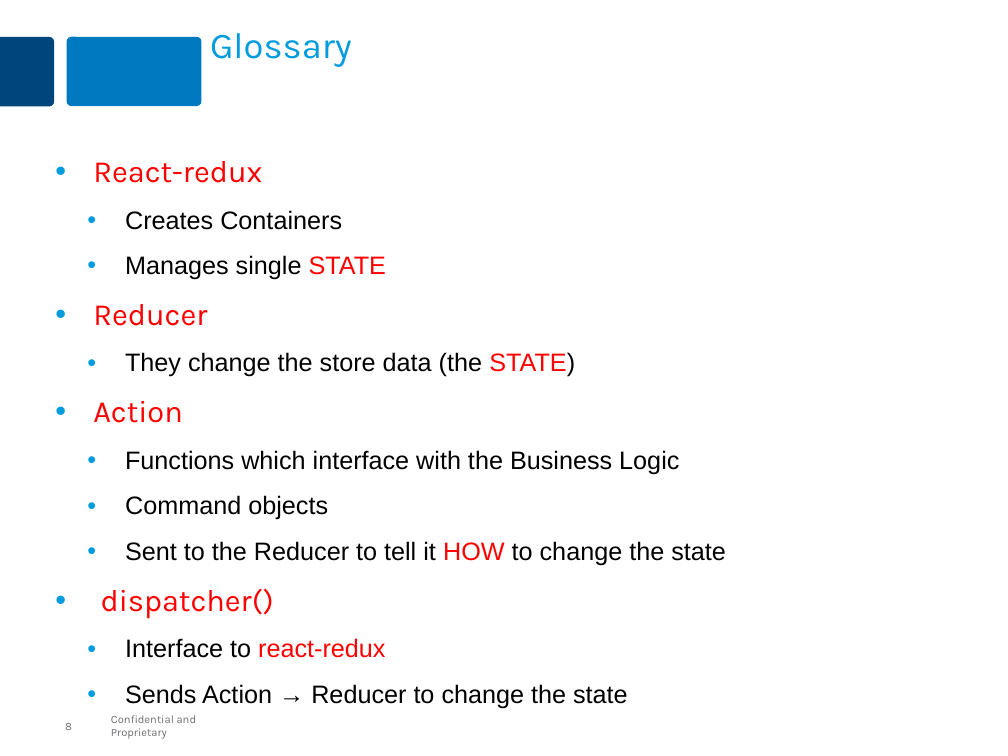
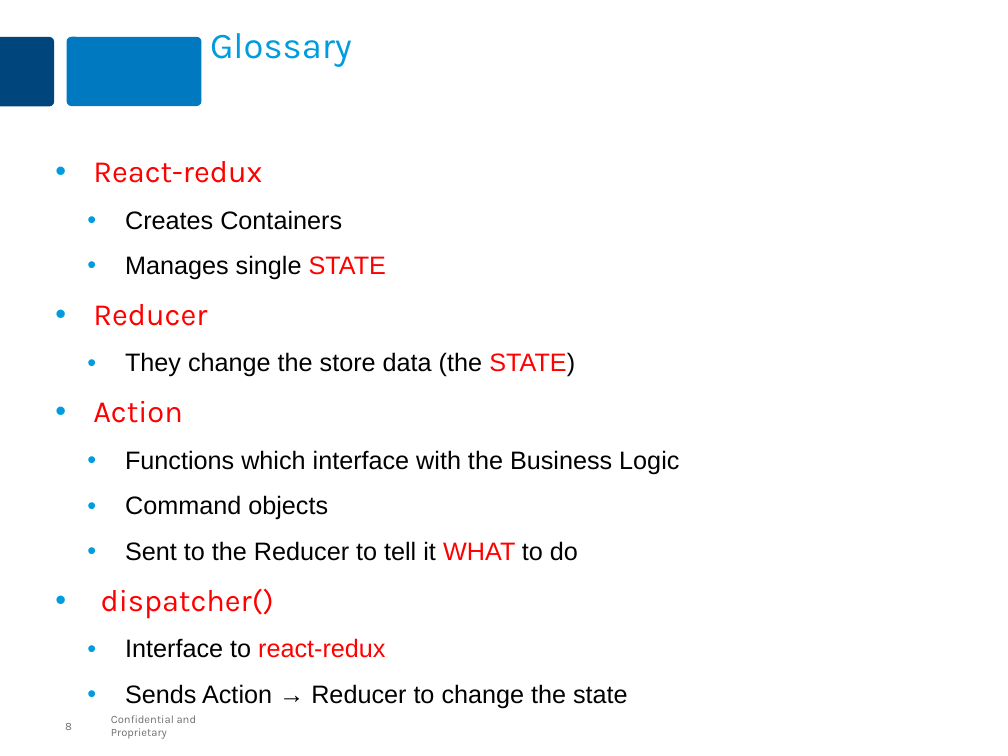
Before and after one commit to MaxMillington/react_practice, a slide deck: slide 8 of lesson-react-40-redux/react-redux.pptx. Drawn at 1008x756 pixels with LibreOffice and Linux fonts; fonts in the diff are those of the drawing. Boxes give left, top, right and bottom in pixels: in the first picture for what was removed or moved away, otherwise in the second. Text is boxed around its words. In the diff, an @@ line names an element or a change of style, - is before the commit and + after.

```diff
--- a/lesson-react-40-redux/react-redux.pptx
+++ b/lesson-react-40-redux/react-redux.pptx
@@ text at (125, 541, 578, 561): text changed @@
-  • Sent to the Reducer to tell it HOW to change the state
+  • Sent to the Reducer to tell it WHAT to do
```
Also in this commit, not shown: 1 other slide changed, 4 other files.
